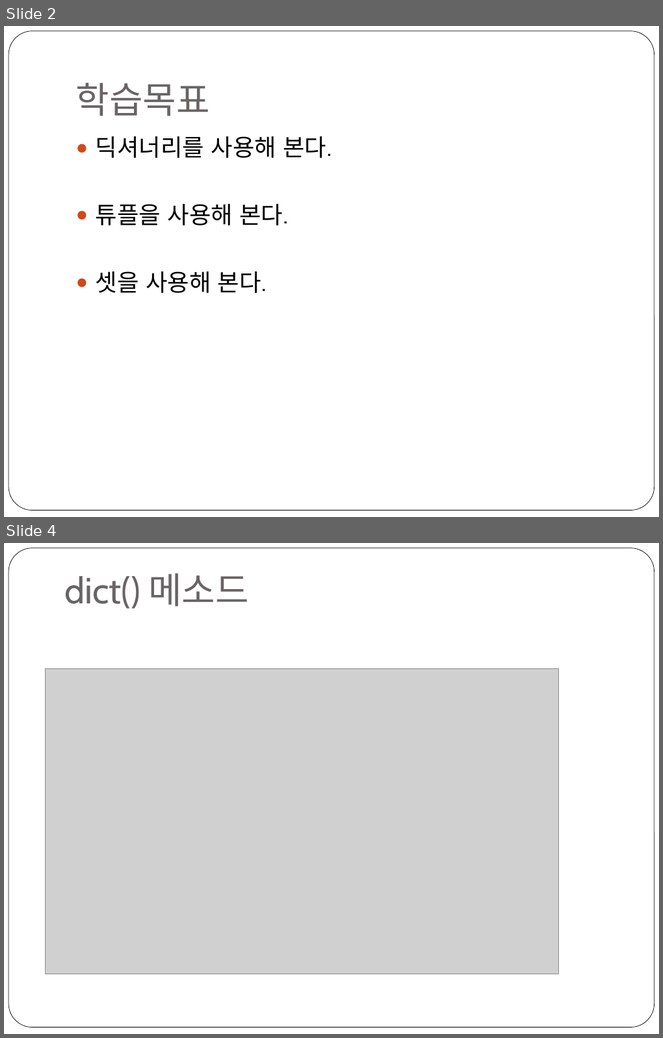
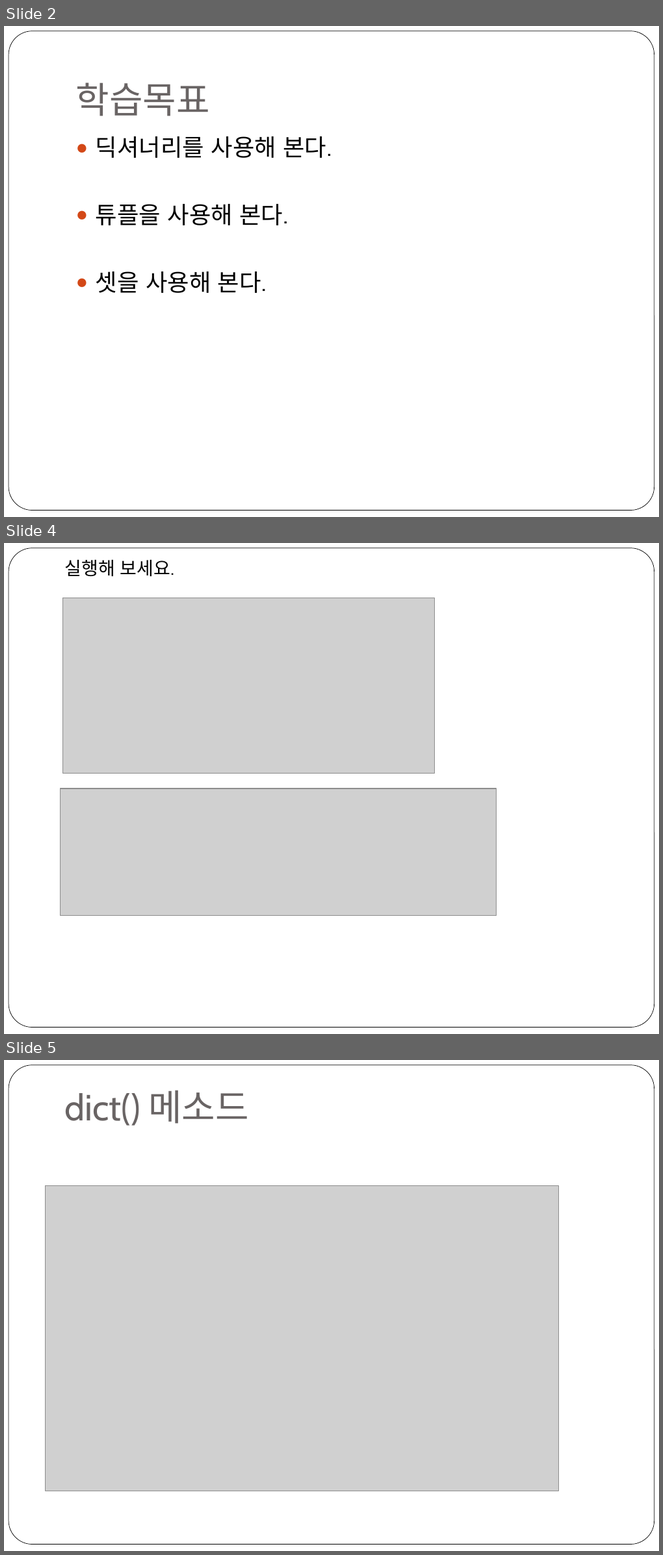
Before and after one commit to freshmea/weizman_python_class, a slide deck: textbook/파이썬2-3교시.pptx. Shown one above the other, each under a label of ours: slides 2 and 4 before the commit, slides 2, 4 and 5 after it; the slides between them are not shown. The pictures are 663x1038 and 663x1555 pixels, drawn with LibreOffice and Linux fonts; fonts in the diff are those of the drawing; grey boxes stand for pictures. Boxes give left, top, right and bottom in pixels: in the first picture for what was removed or moved away, otherwise in the second. Text is boxed around its words. In the diff, an @@ line names an element or a change of style, - is before the commit and + after.

```diff
--- a/textbook/파이썬2-3교시.pptx
+++ b/textbook/파이썬2-3교시.pptx
@@ slide 4 added at box(4, 543, 659, 1034), background #FFFFFF; not listed: 1 template element that a slide beside it also shows @@
@@ text added at box(65, 559, 174, 577), 20 pt, text #000000 @@
+실행해 보세요.
@@ picture added at box(62, 598, 434, 774) @@
@@ picture added at box(61, 789, 497, 916) @@
@@ what was slide 4 is now slide 5 @@
```
Also in this commit, not shown: 3 slides changed, 2 other slides added, 1 slide removed, 1 other file.
